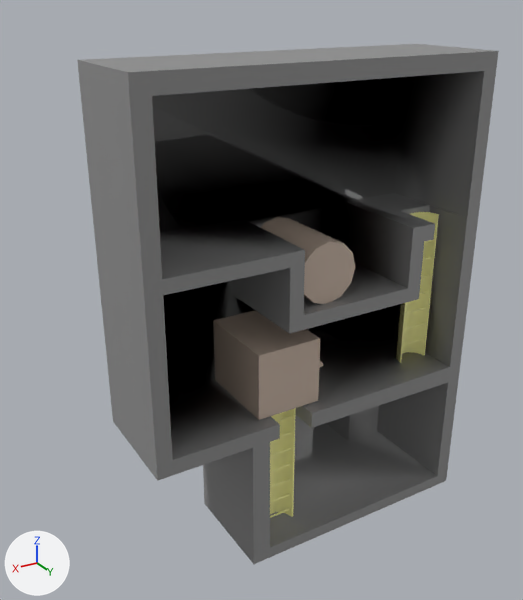
What one commit did to the FBX model Gremlins/Assets/Meshes/TutorialLevel.fbx.
Rendered twice from a camera (50 mm lens) standing at (7.74, 11.5, 10.79) and looking at (0.16, -1.14, 4.47). Arrows for +X, +Y and +Z are at lower left; the lights stay in place. Where no turn or scale is listed for an object, it has been applied to the vertices.

Names of what the first picture shows: 'Back', 'Box', 'Level1:Back', 'Stair5', 'Stair8', 'log', 'rock'.
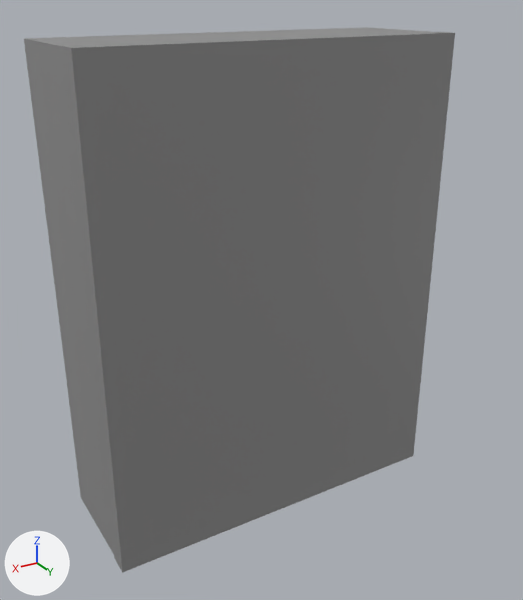
ob_settings is not drawn itself; it is the parent of ob_ladder2, ob_box, ob_ladder1.
ob_laddermodel is not drawn itself; it is the parent of ob_stair3, ob_stair4, ob_stair7, ob_stair8, ob_stair5, ob_stair2, ob_stair6.
ob_ladder1 is not drawn itself; it is the parent of ob_level1_laddermodel.

Location of each change, (x1, y1, x2, y2) in pixels of the pictures (523 x 600 px):
'FrontCover', added: after (62, 32, 455, 573)
'Box', no longer drawn: before (77, 44, 499, 564)
'Back', reshaped, moved: before (270, 408, 296, 517); after (24, 27, 429, 554)
'Level1:Back', moved, rescaled (not visible afterwards): before (396, 212, 439, 363)
'Stair5', moved, rescaled (not visible afterwards): before (270, 464, 291, 472)
'Stair4', moved, rescaled (not visible afterwards): before (270, 448, 291, 457)
'Stair7', moved, rescaled (not visible afterwards): before (270, 494, 290, 503)
'Stair6', moved, rescaled (not visible afterwards): before (270, 479, 290, 488)
'Stair8', moved, rescaled, reshaped (not visible afterwards): before (270, 509, 290, 518)
'Level1:Stair6', moved (not visible afterwards): before (405, 307, 426, 314)
'Level1:Stair7', moved (not visible afterwards): before (404, 323, 424, 330)
'Level1:Stair8', moved (not visible afterwards): before (403, 339, 423, 346)
'Stair2', moved, rescaled (not visible afterwards): before (277, 416, 291, 422)
'Stair3', moved, rescaled (not visible afterwards): before (280, 432, 291, 437)
'Level1:Stair4', moved (not visible afterwards): before (421, 274, 429, 277)
'Level1:Stair5', moved (not visible afterwards): before (419, 291, 427, 294)
'Level1:Stair2', moved (not visible afterwards): before (424, 240, 432, 243)
'rock', unchanged, covered by the edit: before (213, 310, 320, 420)
'log', unchanged, covered by the edit: before (261, 217, 355, 304)

Patch to the scene script:
```diff
--- a/Gremlins/Assets/Meshes/TutorialLevel.fbx.py
+++ b/Gremlins/Assets/Meshes/TutorialLevel.fbx.py
@@ me_mesh_010 @@
 # used by ob_back; location = (0.84, 0.75, 1.37)
-me_mesh_010.from_pydata(...)  # 24 vertices, 22 faces; spans x -0.38..0.38, y -0.36..0.0, z -1.41..1.51
-me_mesh_010.materials.append(mat_level1_innermat)  # beige #fffcac
+me_mesh_010.from_pydata(...)  # 92 vertices, 117 faces; spans x -3.84..3.84, y -1.4..0.88, z -4.99..4.99
+# me_mesh_010 part 1: 24 vertices removed from x -0.38..0.38, y -0.36..0.0, z -1.41..1.51; 92 vertices added at x -3.84..3.84, y -1.4..0.88, z -4.99..4.99
+me_mesh_010.materials.append(mat_lambert1)  # grey #8e8e8e
@@ me_mesh_010_1 @@
+me_mesh_010_1 = me_mesh_009.copy(); me_mesh_010_1.name = 'Mesh.010'  # the mesh of ob_level1_stair8
@@ me_mesh_001_1 @@
+me_mesh_001_1.from_pydata(...)  # a box spanning x -3.84..3.84, y -0.22..0.22, z -4.98..4.98
+me_mesh_001_1.materials.append(mat_lambert1)  # grey #8e8e8e
@@ ob_laddermodel @@
 ob_laddermodel.parent = ob_ladder2
-ob_laddermodel.location = (-0.0543, 9.358, 2.019)
+ob_laddermodel.location = (-271.6, 272.7, -57.65)
+ob_laddermodel.scale = (1.09, 1.09, 1.09)
@@ ob_back @@
 ob_back = bpy.data.objects.new('Back', me_mesh_010)
-ob_back.location = (0.84, 0.75, 1.37)
+ob_back.location = (0.5, -0.9, 5.0)
@@ ob_box @@
-ob_box = bpy.data.objects.new('Box', me_mesh)
-ob_box.parent = ob_settings
-ob_box.location = (10.25, 471.5, 145.9)
+ob_box = bpy.data.objects.new('Box', None)
+ob_box.parent = ob_outer
+ob_box.location = (0.0, 0.0, 0.0)
@@ ob_stair8 @@
-ob_stair8 = bpy.data.objects.new('Stair8', me_mesh_017)
+ob_stair8 = bpy.data.objects.new('Stair8', me_mesh_010_1)
 ob_stair8.parent = ob_laddermodel
-ob_stair8.location = (-0.237, 62.2, 5.294)
+ob_stair8.location = (-52.13, 47.1, 5.294)
@@ ob_stair5 @@
-ob_stair5 = bpy.data.objects.new('Stair5', me_mesh_014)
+ob_stair5 = bpy.data.objects.new('Stair5', me_mesh_006)
 ob_stair5.parent = ob_laddermodel
@@ ob_level1_back @@
 ob_level1_back = bpy.data.objects.new('Level1:Back', me_mesh_001)
-ob_level1_back.parent = ob_level1_laddermodel
-ob_level1_back.location = (-0.408, 179.8, -2.859)
+ob_level1_back.parent = ob_laddermodel
+ob_level1_back.location = (-52.3, 172.7, -2.859)
+ob_level1_back.scale = (1.0, 0.928, 1.0)
@@ ob_ladder1 @@
 ob_ladder1.parent = ob_settings
-ob_ladder1.location = (-285.0, 263.4, -58.36)
+ob_ladder1.location = (0.0, 0.0, 0.0)
@@ ob_settings @@
 ob_settings = bpy.data.objects.new('Settings', None)
-ob_settings.parent = ob_tutoriallevel
-ob_settings.location = (0.0, 36.82, 0.0)
+ob_settings.parent = ob_inner
+ob_settings.location = (0.0, 28.4, 134.3)
@@ ob_inner @@
+ob_inner = bpy.data.objects.new('Inner', None)
+ob_inner.parent = ob_meshes
+ob_inner.location = (0.0, 36.82, 0.0)
@@ ob_meshes @@
+ob_meshes = bpy.data.objects.new('Meshes', None)
+ob_meshes.location = (0.819, 0.0, -0.368)
+ob_meshes.rotation_euler = (1.571, 0.0, 0.0)  # degrees (90, 0, 0)
+ob_meshes.scale = (0.01, 0.01, 0.01)
@@ ob_outer @@
+ob_outer = bpy.data.objects.new('Outer', None)
+ob_outer.parent = ob_meshes
+ob_outer.location = (0.0, 65.22, 134.3)
@@ ob_frontcover @@
+ob_frontcover = bpy.data.objects.new('FrontCover', me_mesh_001_1)
+ob_frontcover.location = (0.52, 0.23, 5.02)
```
